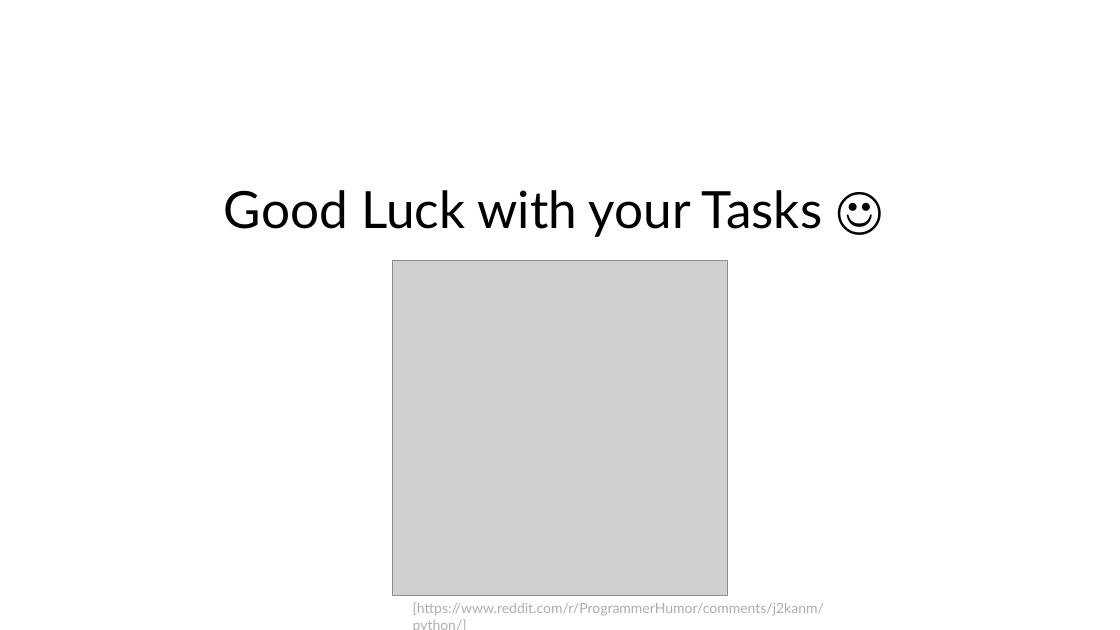
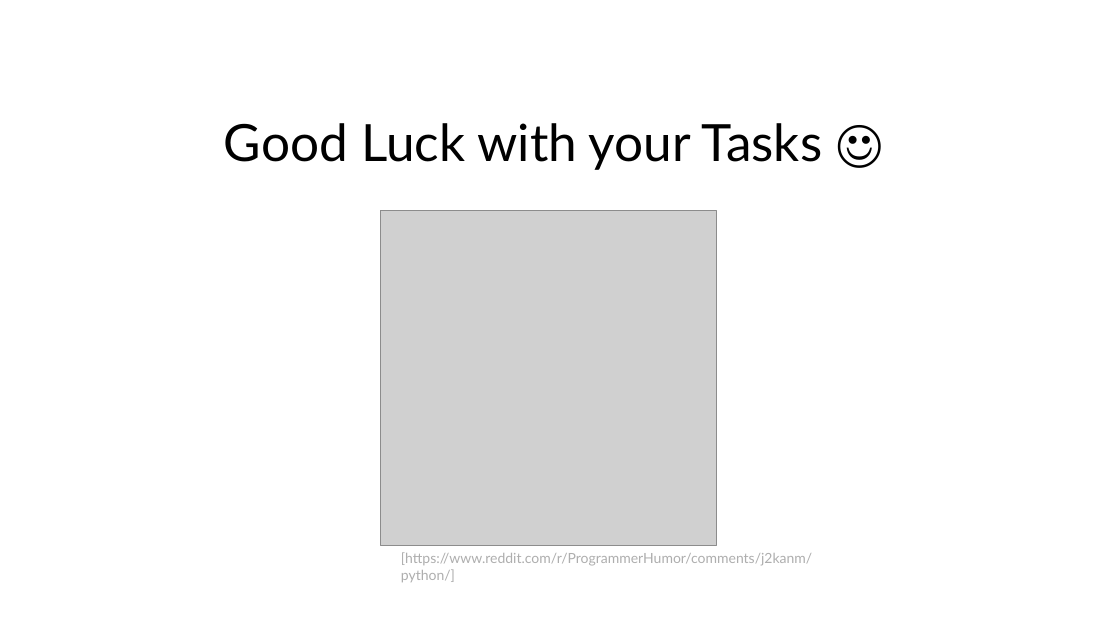
Before and after one commit to jonathanbollig/pycophy, a slide deck: slide 10 of Lectures/Chunk 4 - Lists and Tuples.pptx. Drawn at 1120x630 pixels with LibreOffice and Linux fonts; fonts in the diff are those of the drawing; grey boxes stand for pictures. Boxes give left, top, right and bottom in pixels: in the first picture for what was removed or moved away, otherwise in the second. Text is boxed around its words. In the diff, an @@ line names an element or a change of style, - is before the commit and + after.

```diff
--- a/Lectures/Chunk 4 - Lists and Tuples.pptx
+++ b/Lectures/Chunk 4 - Lists and Tuples.pptx
@@ title "Good Luck with your Tasks ...": place and size @@
-title "Good Luck with your Tasks ..." at box(224, 190, 823, 237)
+title "Good Luck with your Tasks ..." at box(224, 123, 823, 170)
@@ picture: place and size @@
-picture at box(392, 260, 728, 596)
+picture at box(381, 210, 716, 545)
@@ text "[https://www.reddit.com/r/ProgrammerHumor/comments/j2kanm/py ..." rewrapped from box(413, 602, 824, 616) to box(401, 552, 812, 582) @@
```
Also in this commit, not shown: 3 other slides changed, 1 other file.
